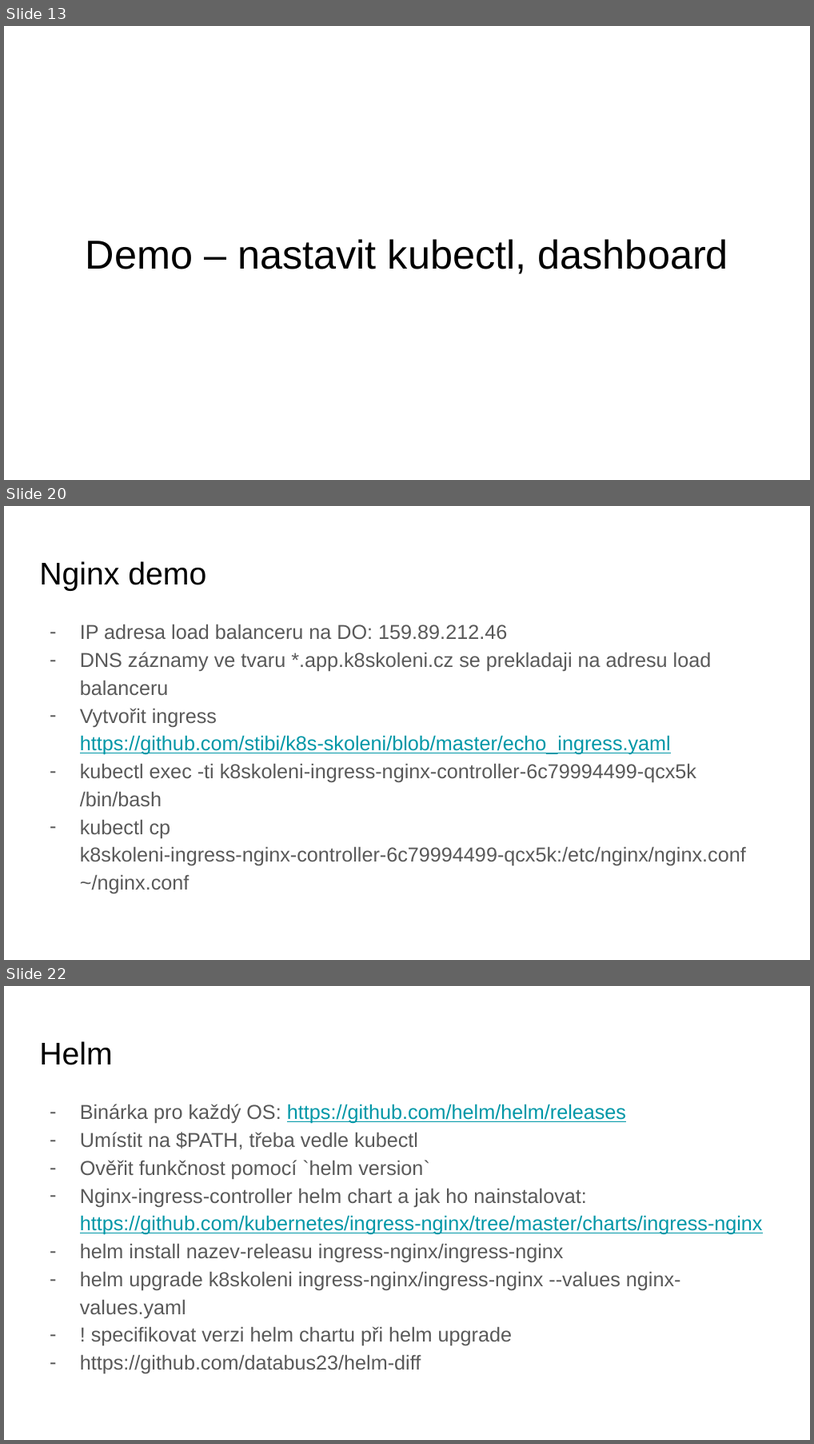
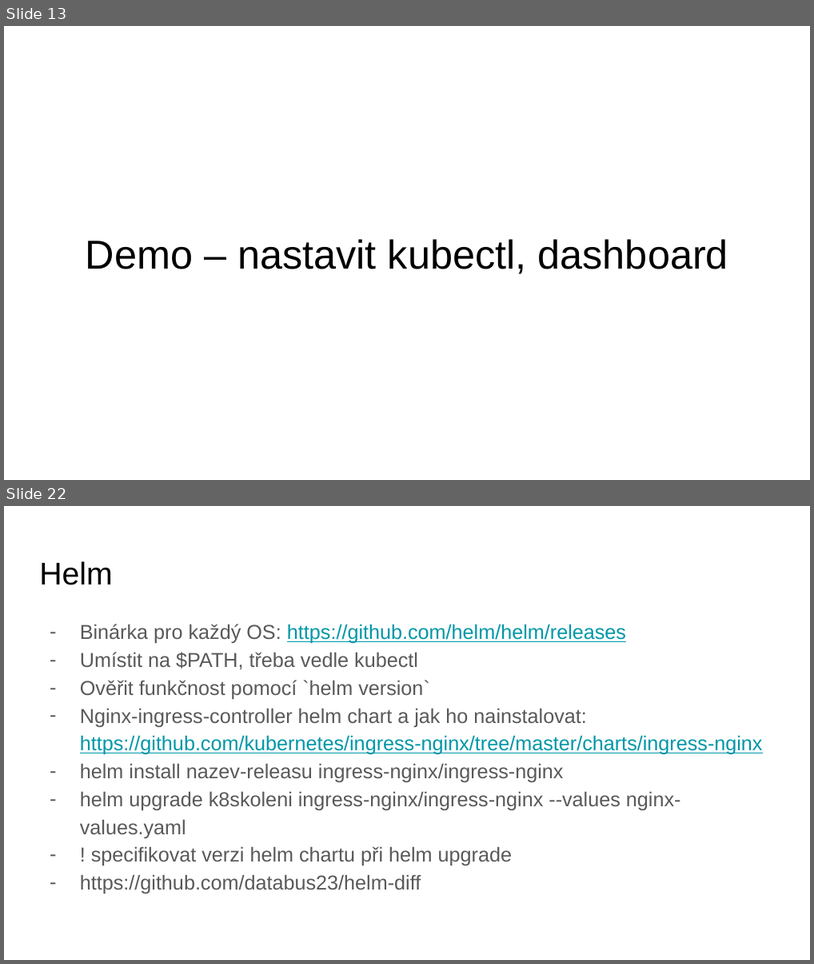
Before and after one commit to sqn-sources/kubernetes-workshop, a slide deck: k8s školení.pptx. Shown one above the other, each under a label of ours: slides 13, 20 and 22 before the commit, slides 13 and 22 after it; the slides between them are not shown. The pictures are 814x1444 and 814x964 pixels, drawn with LibreOffice and Linux fonts; fonts in the diff are those of the drawing; background and template pictures are left out. Boxes give left, top, right and bottom in pixels: in the first picture for what was removed or moved away, otherwise in the second. Text is boxed around its words. In the diff, an @@ line names an element or a change of style, - is before the commit and + after.

```diff
--- a/k8s školení.pptx
+++ b/k8s školení.pptx
@@ slide 20 removed at (4,506,810,960), background #FFFFFF @@
@@ title removed at (39,561,206,591) @@
-Nginx demo
@@ text removed at (80,624,746,893) @@
-– IP adresa load balanceru na DO: 159.89.212.46
-– DNS záznamy ve tvaru *.app.k8skoleni.cz se prekladaji na adresu load balanceru
-– Vytvořit ingress https://github.com/stibi/k8s-skoleni/blob/master/echo_ingress.yaml
-– kubectl exec -ti k8skoleni-ingress-nginx-controller-6c79994499-qcx5k /bin/bash
-– kubectl cp k8skoleni-ingress-nginx-controller-6c79994499-qcx5k:/etc/nginx/nginx.conf ~/nginx.conf
```
Also in this commit, not shown: 4 slides changed, 5 slides added, 8 other slides removed, 10 other files.
